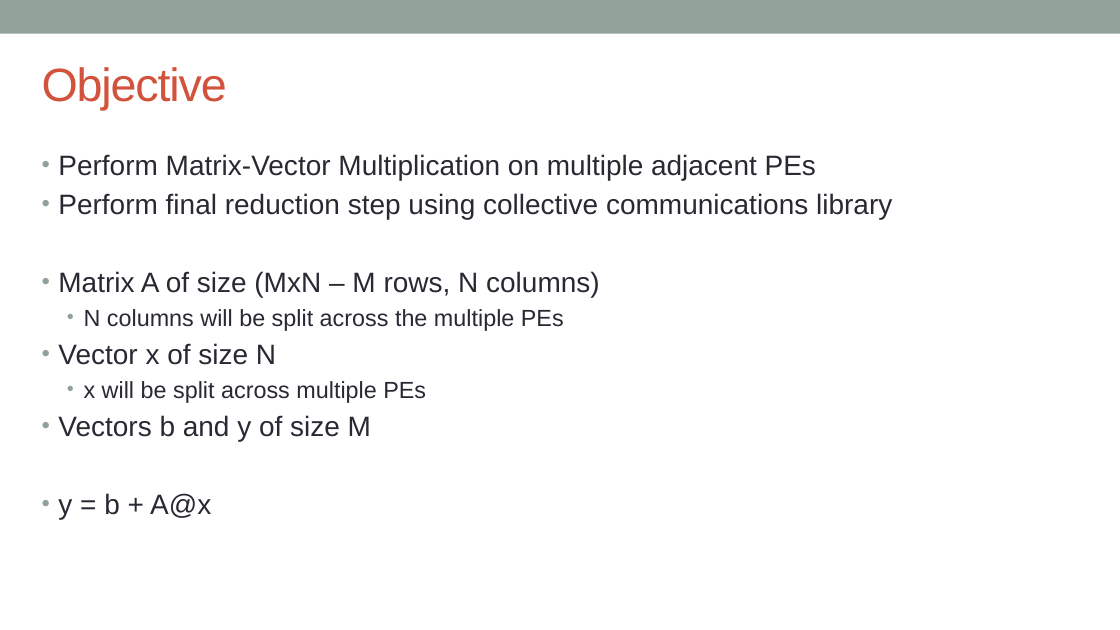
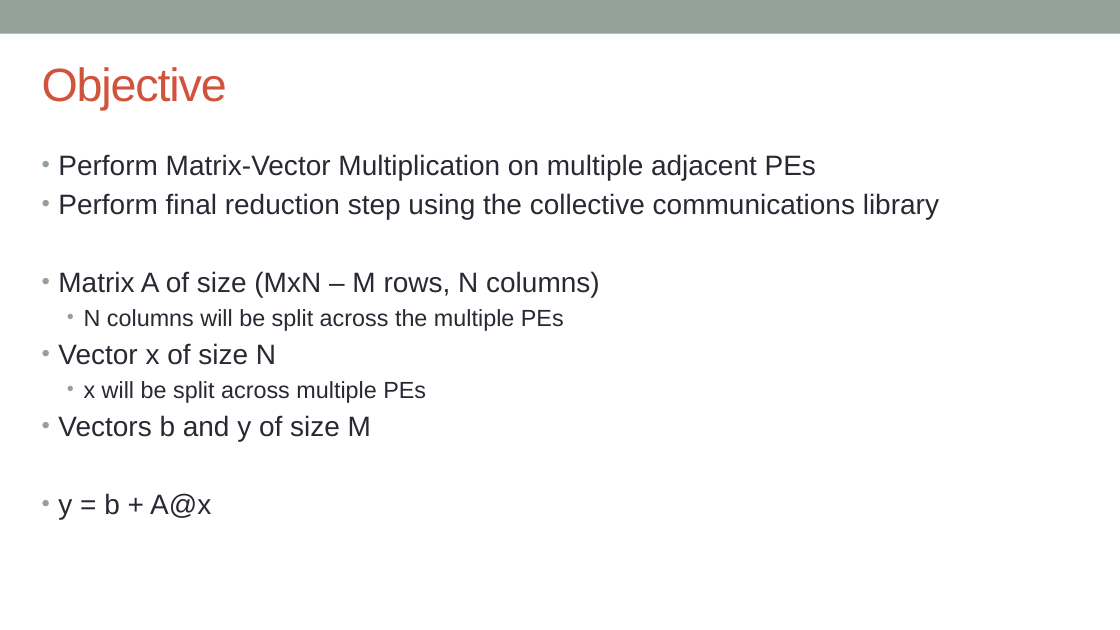
Before and after one commit to EPCCed/cs2-sdk-training, a slide deck: slide 2 of lectures/powerpoints/hands-on-3+washup.pptx. Drawn at 1120x630 pixels with LibreOffice and Linux fonts; fonts in the diff are those of the drawing. Boxes give left, top, right and bottom in pixels: in the first picture for what was removed or moved away, otherwise in the second. Text is boxed around its words. In the diff, an @@ line names an element or a change of style, - is before the commit and + after.

```diff
--- a/lectures/powerpoints/hands-on-3+washup.pptx
+++ b/lectures/powerpoints/hands-on-3+washup.pptx
@@ text at box(58, 193, 939, 219): text changed @@
-• Perform final reduction step using collective communications library
+• Perform final reduction step using the collective communications library
```
Also in this commit, not shown: 3 other slides changed, 2 slides removed, 1 other file.
